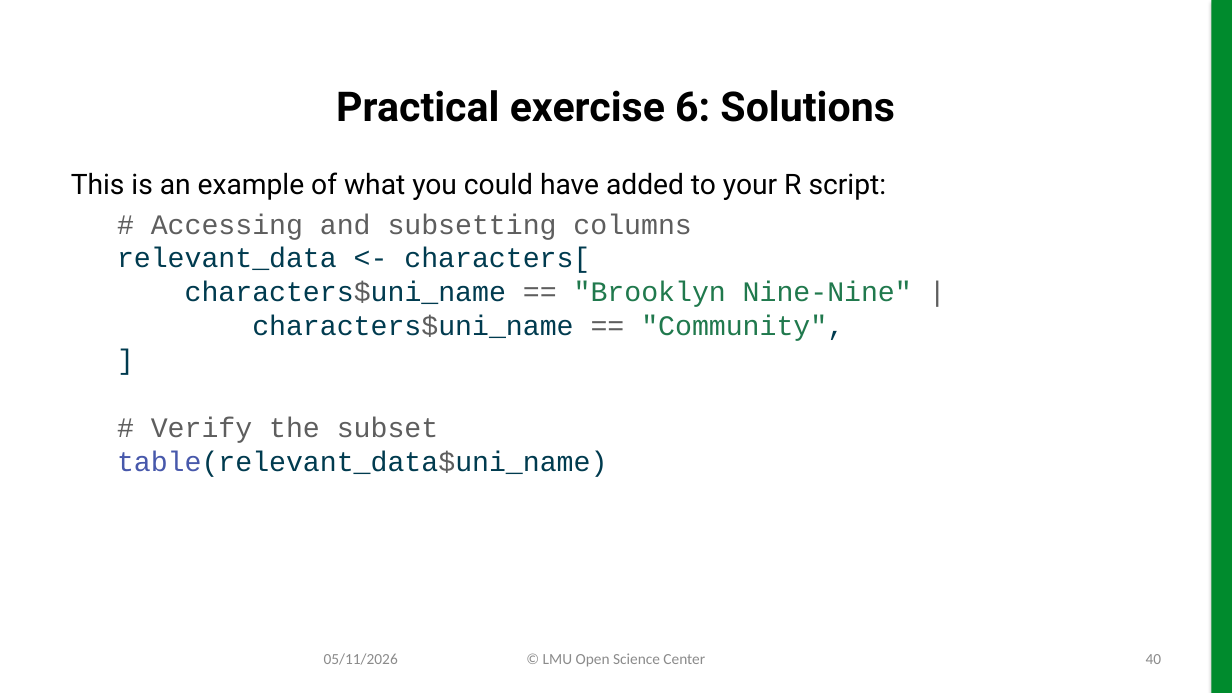
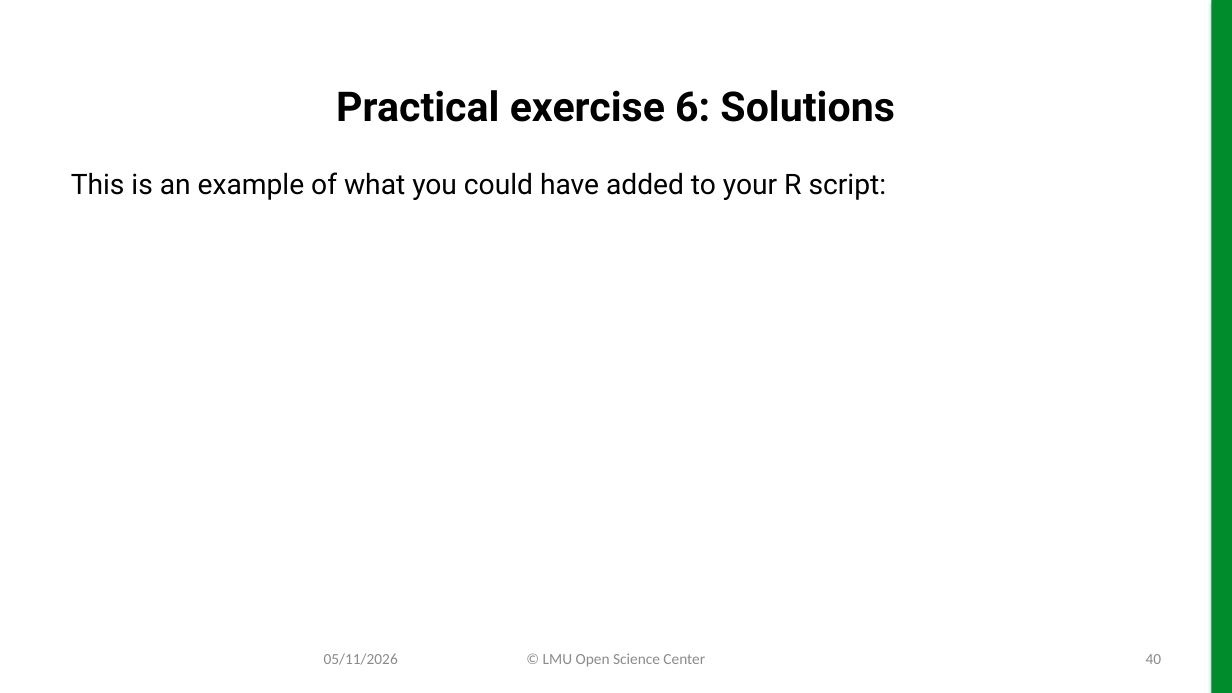
Before and after one commit to lmu-osc/slides-r-part-II, a slide deck: slide 40 of slides-r-part-II.pptx. Drawn at 1232x693 pixels with LibreOffice and Linux fonts; fonts in the diff are those of the drawing; background and template pictures are left out. Boxes give left, top, right and bottom in pixels: in the first picture for what was removed or moved away, otherwise in the second. Text is boxed around its words. In the diff, an @@ line names an element or a change of style, - is before the commit and + after.

```diff
--- a/slides-r-part-II.pptx
+++ b/slides-r-part-II.pptx
@@ text at (117, 214, 912, 477): paragraph removed @@
-# Accessing and subsetting columns
-relevant_data <- characters[
-characters$uni_name == "Brooklyn Nine-Nine" |
-characters$uni_name == "Community",
-]
-# Verify the subset
-table(relevant_data$uni_name)
```
Also in this commit, not shown: 10 other slides changed, 34 other files.
